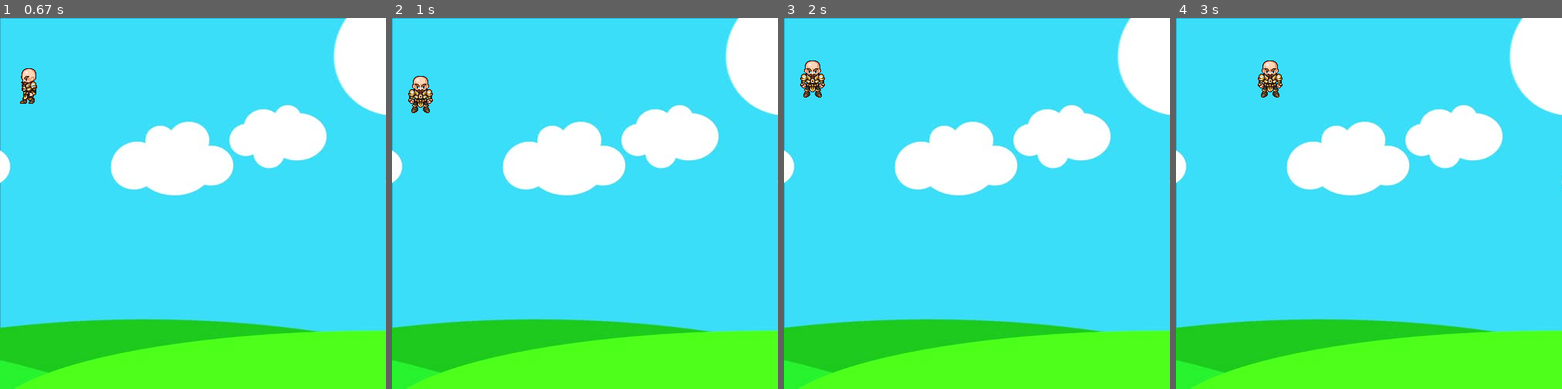
Above: before the commit, frames 1-4 (left to right).
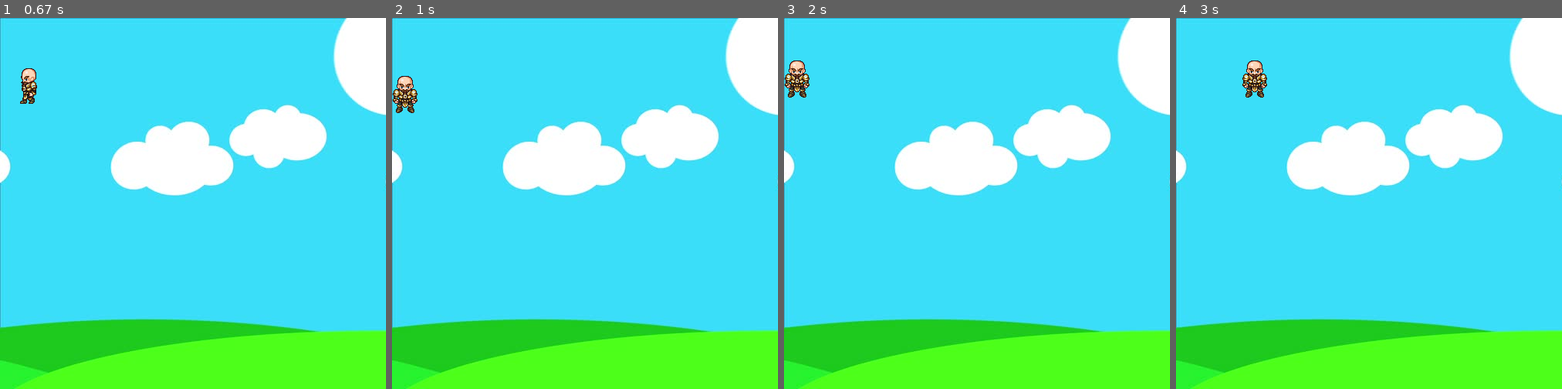
Above: after the commit, the same moments.

Repository: massgiu/PyGameApplication
Game: pygame game, started from src/Main.py
Same seed, same stepped clock (60 frames per second), same inputs: the game is played once before the commit and once after it.
Inputs:
- Up to frame 1 (0.67 s): hold Left from 0.33 s (still down)
- Up to frame 2 (1 s): release Left at 0.87 s; hold Down from 0.9 s (still down); tap Space at 0.97 s
- Up to frame 3 (2 s): release Down at 1.2 s; hold Up from 1.67 s (still down); tap Space at 1.73 s
- Up to frame 4 (3 s): release Up at 2.03 s; hold Right 2.07-2.7 s; tap Space at 2.13, 2.43, 2.8 s; hold Down from 2.73 s (still down)

Frame 1 is identical in both runs. In frame 2, 0.8% of the frame differs, in the area x 0-11%, y 15-26%; in frame 3, 0.8%; in frame 4, 0.8%.

Commit message:
Replaced utils instance with static class Utils.py

Diff:
--- a/src/Main.py
+++ b/src/Main.py
@@ -3,36 +3,35 @@
 from src.Player import Player
 
 pygame.init()
-utils = Utils()
 
-win = pygame.display.set_mode((utils.screen_width, utils.screen_height))
+win = pygame.display.set_mode((Utils.screen_width, Utils.screen_height))
 pygame.display.set_caption("My Game")
 
 clock = pygame.time.Clock()  # create an object to help track time
-player = Player(utils.init_pos_x,utils.init_pos_y,utils.screen_width,utils.screen_height);
+player = Player(Utils.init_pos_x,Utils.init_pos_y,Utils.screen_width,Utils.screen_height);
 
-while utils.run:
-    clock.tick(utils.clockTick)  # se diminuisce, va più lento (indica il numero di frame per sec)
+while player.run:
+    clock.tick(Utils.clockTick)  # se diminuisce, va più lento (indica il numero di frame per sec)
     # check events
     for event in pygame.event.get():
         if event.type == pygame.QUIT:
-            utils.run = False
+            player.run = False
 
     keys = pygame.key.get_pressed()
     #Left
-    if keys[pygame.K_LEFT] and player.init_x > utils.vel:
+    if keys[pygame.K_LEFT] and player.init_x > Utils.vel - Utils.charact_width/2:
         player.goLeft()
     #Right
-    elif keys[pygame.K_RIGHT] and player.init_x < utils.screen_width - utils.charact_width:
+    elif keys[pygame.K_RIGHT] and player.init_x < Utils.screen_width - Utils.charact_width:
         player.goRight()
     else:
         player.isStopped()
     #Not jumping: Up and Down and jump
     if not (player.isJump):
-        if keys[pygame.K_UP] and player.init_y > utils.vel:
-            player.init_y -= utils.vel
-        if keys[pygame.K_DOWN] and player.init_y < utils.screen_height - utils.charact_height:
-            player.init_y += utils.vel
+        if keys[pygame.K_UP] and player.init_y > Utils.vel- Utils.charact_height/2:
+            player.init_y -= Utils.vel
+        if keys[pygame.K_DOWN] and player.init_y < Utils.screen_height - Utils.charact_height:
+            player.init_y += Utils.vel
         if keys[pygame.K_SPACE]:
             player.stopJump()
     else:
--- a/src/Player.py
+++ b/src/Player.py
@@ -1,30 +1,35 @@
 from src.Utils import Utils
 import pygame
 
+
 class Player:
-    def __init__(self,init_x,init_y,width,height):
+    # class attribute
+    def __init__(self, init_x, init_y, width, height):
+        # instance attribute
         self.utils = Utils()
         self.init_x = init_x
         self.init_y = init_y
         self.width = width
         self.height = height
         self.isJump = False
+        self.run = True
         self.right = False
         self.left = False
         self.walkCount = 0
-        self.jumpCount = self.utils.initCount
+        self.jumpCount = Utils.initCount
 
-    def reDrawGameWin(self,win):
+    def reDrawGameWin(self, win):
         win.blit(self.utils.bg_image, (0, 0))  # This will draw our background image at (0,0)
-        if self.walkCount + 1 >= self.utils.clockTick:
+        if self.walkCount + 1 >= Utils.clockTick:
             self.walkCount = 0
         # we need to select in the array walkLeft e walkRight the index
         if self.left:  # facing left
-            win.blit(self.utils.walkLeft[self.walkCount // int(self.utils.clockTick / len(self.utils.img_list))],
+            win.blit(self.utils.walkLeft[self.walkCount // int(Utils.clockTick / len(Utils.img_list))],
                      (self.init_x, self.init_y))  # We integer divide walkCount by 3 to ensure each
             self.walkCount += 1  # image is shown 3 times every animation
         elif self.right:  # facing right
-            win.blit(self.utils.walkRight[self.walkCount // int(self.utils.clockTick / len(self.utils.img_list))], (self.init_x, self.init_y))
+            win.blit(self.utils.walkRight[self.walkCount // int(Utils.clockTick / len(Utils.img_list))],
+                     (self.init_x, self.init_y))
             self.walkCount += 1
         else:
             win.blit(Utils.char, (self.init_x, self.init_y))  # If the character is standing still
@@ -32,12 +37,12 @@
         pygame.display.update()
 
     def goLeft(self):
-        self.init_x -= self.utils.vel
+        self.init_x -= Utils.vel
         self.left = True
         self.right = False
 
     def goRight(self):
-        self.init_x += self.utils.vel
+        self.init_x += Utils.vel
         self.left = False
         self.right = True
 
@@ -61,6 +66,6 @@
             alfa = -1
         self.init_y -= alfa * (self.jumpCount ** 2) * 0.5
         self.jumpCount -= 1
-        if self.jumpCount < -self.utils.initCount:
+        if self.jumpCount < -Utils.initCount:
             self.isJump = False
-            self.jumpCount = self.utils.initCount
+            self.jumpCount = Utils.initCount
--- a/src/Utils.py
+++ b/src/Utils.py
@@ -1,15 +1,15 @@
 import pygame
 
 class Utils:
+    #Class attributes (static)
     init_pos_x = 50
     init_pos_y = 50
     screen_width = 500
     screen_height = 480
     charact_width = 40
     charact_height = 60
+    initCount = 10
     vel = 5
-    run = True
-    initCount = 10
     img_list = [x for x in range(10) if x > 0]
     walkRight = [pygame.image.load('../media/R' + str(x) + '.png') for x in img_list]
     walkLeft = [pygame.image.load('../media/L' + str(x) + '.png') for x in img_list]
